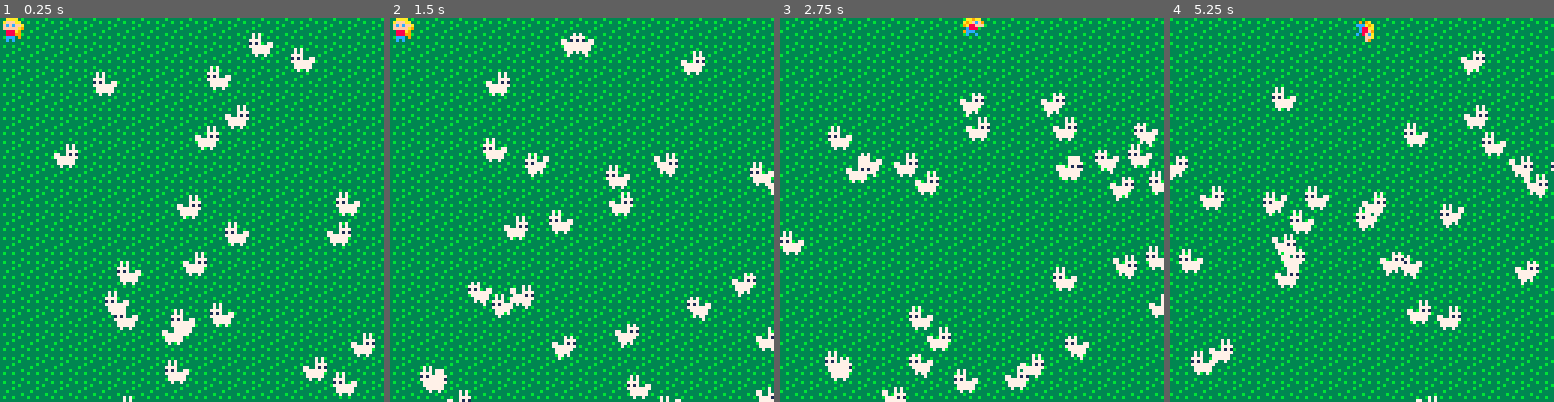
Above: before the commit, frames 1-4 (left to right).
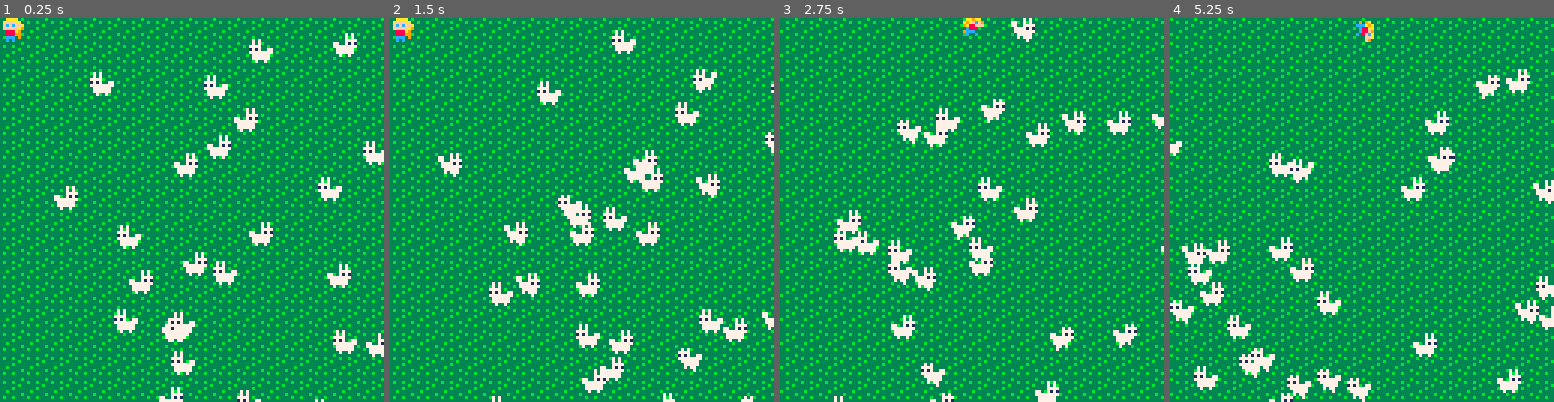
Above: after the commit, the same moments.

Repository: Xeyler/pico8bunnygame
Game: PICO-8 cartridge game.p8
Same seed, same stepped clock (60 frames per second), same inputs: the game is played once before the commit and once after it.
Inputs:
- Up to frame 1 (0.25 s): no input
- Up to frame 2 (1.5 s): tap X (X key) at 0.33, 1.07 s; tap O (Z key) at 0.7 s
- Up to frame 3 (2.75 s): hold Right 1.6-2.1 s; tap O (Z key) at 1.7, 2.1, 2.5 s; tap X (X key) at 1.85 s; hold Up 2.15-2.42 s; hold Right from 2.47 s (still down)
- Up to frame 4 (5.25 s): tap O (Z key) every 0.4 s from 2.9 to 4.9 s; tap X (X key) at 2.97, 4.08, 5.2 s; release Right at 3.03 s; hold Left 3.08-3.58 s; hold Down 3.63-3.97 s; hold Right 4.02-4.68 s; hold Up 4.73-5.03 s; hold Left from 5.08 s (still down)

The runs differ from the first frame. In frame 1, 7.3% of the frame differs, in the area x 14-100%, y 3-100%; in frame 2, 9.7%; in frame 3, 11%, in the area x 0-100%, y 0-100%; in frame 4, 11%.

Commit message:
Added some things

Diff:
--- a/game.p8
+++ b/game.p8
@@ -1,234 +1,244 @@
 pico-8 cartridge // http://www.pico-8.com
 version 16
 __lua__
+-- catch the bunnies!
+-- by xeyler
+
 -- update functions
 input = 0
 last_input = 0
 function _update()
+	player = entities[1]
 	-- button input
 	last_input = input
 	input = btn()
 	pressed = band(bnot(last_input), input)
 	dpad_input = band(input,0b1111)
 	-- diving input(🅾️)
-	if band(pressed, 0b10000) == 0b10000 and entities.player.dive_tick == nil then
-		entities.player.is_walking = false
-		entities.player.sequence = {3, 4, 5, 6}
-		entities.player.current_sprite_index = 1
-		entities.player.dive_tick = 13
-		entities.player.frame_tick = 0
-		entities.player.frame_delta_tick = 2
+	if band(pressed, 0b10000) == 0b10000 and player.dive_tick == nil then
+		player.is_walking = false
+		player.sequence = {3, 4, 5, 6}
+		player.current_sprite_index = 1
+		player.dive_tick = 13
+		player.frame_tick = 0
+		player.frame_delta_tick = 2
 		-- determine dive direction
 		if dpad_input != 0 then
 			-- ⬅️
   	if dpad_input == 0b1 then
-  		entities.player.diving_dir = {
-  			x = -entities.player.walking_speed * 2,
+  		player.diving_dir = {
+  			x = -player.walking_speed * 2,
   			y = 0
   		}
-  		entities.player.flipx = false
+  		player.flipx = false
   	-- ⬅️⬆️
   	elseif dpad_input == 0b101 then
-  		entities.player.diving_dir = {
-  			x = -sqrt(entities.player.walking_speed) * 2,
-  			y = -sqrt(entities.player.walking_speed) * 2
+  		player.diving_dir = {
+  			x = -sqrt(player.walking_speed) * 2,
+  			y = -sqrt(player.walking_speed) * 2
   		}
- 			entities.player.flipx = false
+ 			player.flipx = false
   	-- ⬅️⬇️
   	elseif dpad_input == 0b1001 then
-			entities.player.diving_dir = {
-  		x = -sqrt(entities.player.walking_speed) * 2,
-  		y = sqrt(entities.player.walking_speed) * 2
+			player.diving_dir = {
+  		x = -sqrt(player.walking_speed) * 2,
+  		y = sqrt(player.walking_speed) * 2
   	}
-  	entities.player.flipx = false
+  	player.flipx = false
   	-- ➡️
   	elseif dpad_input == 0b10 then
-			entities.player.diving_dir = {
-  		x = entities.player.walking_speed * 2,
+			player.diving_dir = {
+  		x = player.walking_speed * 2,
   		y = 0
   	}
-  	entities.player.flipx = true
+  	player.flipx = true
   	-- ➡️⬆️
   	elseif dpad_input == 0b110 then
-			entities.player.diving_dir = {
-  		x = sqrt(entities.player.walking_speed) * 2,
-  		y = -sqrt(entities.player.walking_speed) * 2
+			player.diving_dir = {
+  		x = sqrt(player.walking_speed) * 2,
+  		y = -sqrt(player.walking_speed) * 2
   	}
-  	entities.player.flipx = true
+  	player.flipx = true
   	-- ➡️⬇️
   	elseif dpad_input == 0b1010 then
-			entities.player.diving_dir = {
-  		x = sqrt(entities.player.walking_speed) * 2,
-  		y = sqrt(entities.player.walking_speed) * 2
+			player.diving_dir = {
+  		x = sqrt(player.walking_speed) * 2,
+  		y = sqrt(player.walking_speed) * 2
   	}
-  	entities.player.flipx = true
+  	player.flipx = true
   	-- ⬆️
   	elseif dpad_input == 0b100 then
-			entities.player.diving_dir = {
+			player.diving_dir = {
   		x = 0,
-  		y = -entities.player.walking_speed * 2
+  		y = -player.walking_speed * 2
   	}
   	-- ⬇️
   	elseif dpad_input == 0b1000 then
-			entities.player.diving_dir = {
+			player.diving_dir = {
   		x = 0,
-  		y = entities.player.walking_speed * 2
+  		y = player.walking_speed * 2
   	}
   	end
 		else
-			if entities.player.flipx then
-				entities.player.diving_dir = {
-					x = entities.player.walking_speed * 2,
+			if player.flipx then
+				player.diving_dir = {
+					x = player.walking_speed * 2,
 					y = 0
 				}
 			else
-				entities.player.diving_dir = {
-					x = -entities.player.walking_speed * 2,
+				player.diving_dir = {
+					x = -player.walking_speed * 2,
 					y = 0
 				}
 			end
 		end
 	end
 	-- movement
-	if entities.player.dive_tick == nil then
+	if player.dive_tick == nil then
 		-- walking
  	if dpad_input != 0 then
- 		entities.player.is_walking = true
+ 		player.is_walking = true
  	else
- 		entities.player.is_walking = false
+ 		player.is_walking = false
  	end
  	-- ⬅️
  	if dpad_input == 0b1 then
- 		entities.player.x = entities.player.x - entities.player.walking_speed
- 		entities.player.flipx = false
+ 		player.x = player.x - player.walking_speed
+ 		player.flipx = false
  	-- ⬅️⬆️
  	elseif dpad_input == 0b101 then
- 		entities.player.x = entities.player.x - sqrt(entities.player.walking_speed)
- 		entities.player.y = entities.player.y - sqrt(entities.player.walking_speed)
- 		entities.player.flipx = false
+ 		player.x = player.x - sqrt(player.walking_speed)
+ 		player.y = player.y - sqrt(player.walking_speed)
+ 		player.flipx = false
  	-- ⬅️⬇️
  	elseif dpad_input == 0b1001 then
- 		entities.player.x = entities.player.x - sqrt(entities.player.walking_speed)
- 		entities.player.y = entities.player.y + sqrt(entities.player.walking_speed)
- 		entities.player.flipx = false
+ 		player.x = player.x - sqrt(player.walking_speed)
+ 		player.y = player.y + sqrt(player.walking_speed)
+ 		player.flipx = false
  	-- ➡️
  	elseif dpad_input == 0b10 then
- 		entities.player.x = entities.player.x + entities.player.walking_speed
- 		entities.player.flipx = true
+ 		player.x = player.x + player.walking_speed
+ 		player.flipx = true
  	-- ➡️⬆️
  	elseif dpad_input == 0b110 then
- 		entities.player.x = entities.player.x + sqrt(entities.player.walking_speed)
- 		entities.player.y = entities.player.y - sqrt(entities.player.walking_speed)
- 		entities.player.flipx = true
+ 		player.x = player.x + sqrt(player.walking_speed)
+ 		player.y = player.y - sqrt(player.walking_speed)
+ 		player.flipx = true
  	-- ➡️⬇️
  	elseif dpad_input == 0b1010 then
- 		entities.player.x = entities.player.x + sqrt(entities.player.walking_speed)
- 		entities.player.y = entities.player.y + sqrt(entities.player.walking_speed)
- 		entities.player.flipx = true
+ 		player.x = player.x + sqrt(player.walking_speed)
+ 		player.y = player.y + sqrt(player.walking_speed)
+ 		player.flipx = true
  	-- ⬆️
  	elseif dpad_input == 0b100 then
- 		entities.player.y = entities.player.y - entities.player.walking_speed
+ 		player.y = player.y - player.walking_speed
  	-- ⬇️
  	elseif dpad_input == 0b1000 then
- 		entities.player.y = entities.player.y + entities.player.walking_speed
+ 		player.y = player.y + player.walking_speed
  	end
  else
   -- diving
-  if entities.player.dive_tick > 0 then
-  	entities.player.x = entities.player.x + entities.player.diving_dir.x
-			entities.player.y = entities.player.y + entities.player.diving_dir.y
-  	entities.player.dive_tick = entities.player.dive_tick - 1
+  if player.dive_tick > 0 then
+  	player.x = player.x + player.diving_dir.x
+			player.y = player.y + player.diving_dir.y
+  	player.dive_tick = player.dive_tick - 1
   else
-  	entities.player.dive_tick = nil
-			entities.player.current_sprite_index = 1
-			entities.player.sequence = {0, 1, 0, 2}
-			entities.player.frame_delta_tick = 4
-			entities.player.diving_dir = nil
+  	player.dive_tick = nil
+			player.current_sprite_index = 1
+			player.sequence = {0, 1, 0, 2}
+			player.frame_delta_tick = 4
+			player.diving_dir = nil
   end
  end
-if entities.player.x < 0 then
-	entities.player.x = 0
-elseif entities.player.x > 127 * 8 then
-	entities.player.x = 127 * 8
+if player.x < 0 then
+	player.x = 0
+elseif player.x > map_width * 8 then
+	player.x = map_width * 8
 end
-if entities.player.y < 0 then
-	entities.player.y = 0
-elseif entities.player.y > 63 * 8 then
-	entities.player.y = 63 * 8
+if player.y < 0 then
+	player.y = 0
+elseif player.y > map_height * 8 then
+	player.y = map_height * 8
 end
 
 	-- non-player entity update
 	for k in pairs(entities) do
-		if k != "player" then
+		if k != 1 then
 			-- update bunnies
 			-- run away from player
-			if entities.player.is_walking then
-				if sqrt(abs(entities.player.x - entities[k].x) ^ 2 + abs(entities.player.y - entities[k].y) ^ 2) < 32 then
+			if player.is_walking then
+				if sqrt(abs(player.x - entities[k].x) ^ 2 + abs(player.y - entities[k].y) ^ 2) < 32 then
 					-- reset timer
 					entities[k].pathfind_timer = flr(rnd(30,120))
 					-- create destination
 					entities[k].destination = {}
 					-- set destination away from player
-					xdiff = entities[k].x - entities.player.x
-					ydiff = entities[k].y - entities.player.y
-					entities[k].destination.x = min(max(flr(entities[k].x + 16 * xdiff / max(abs(xdiff), abs(ydiff))), 0), 127 * 8)
-					entities[k].destination.y = min(max(flr(entities[k].y + 16 * ydiff / max(abs(xdiff), abs(ydiff))), 0), 63 * 8)
+					xdiff = entities[k].x - player.x
+					ydiff = entities[k].y - player.y
+					entities[k].destination.x = min(max(flr(entities[k].x + 16 * xdiff / max(abs(xdiff), abs(ydiff))), 0), map_width * 8)
+					entities[k].destination.y = min(max(flr(entities[k].y + 16 * ydiff / max(abs(xdiff), abs(ydiff))), 0), map_height * 8)
 					entities[k].is_walking = true
 				end
 			end
-			if sub(k, 1, 5) == "bunny" then
-				-- if destination is empty,
-				-- tick pathfind_timer
-				if entities[k].destination == nil then
-					entities[k].pathfind_timer = entities[k].pathfind_timer - 1
-					-- if pathfind_timer is
-					-- done, create a new
-					-- destination
-					if entities[k].pathfind_timer <= 0 then
-						-- reset timer
-						entities[k].pathfind_timer = flr(rnd(30,120))
-						-- create destination
-						entities[k].destination = {}
-						-- don't let bunnies run off grass
-						leftrange = 32
-						toprange = 32
-						rightrange = 32
-						bottomrange = 32
-						if entities[k].x < 32 then
-							leftrange = entities[k].x
-						end
-						if entities[k].y < 32 then
-							toprange = entities[k].y
-						end
-						if entities[k].x > 127 * 8 - 32 then
-						 rightrange = 127 * 8 - entities[k].x
-						end
-						if entities[k].y > 63 * 8 - 32 then
-							bottomrange = 63 * 8 - entities[k].y
-						end
-						entities[k].destination.x = entities[k].x + flr(rnd(rightrange + leftrange) - leftrange)
-						entities[k].destination.y = entities[k].y + flr(rnd(bottomrange + toprange) - toprange)
-						entities[k].is_walking = true
+			-- if destination is empty,
+			-- tick pathfind_timer
+			if entities[k].destination == nil then
+				entities[k].pathfind_timer = entities[k].pathfind_timer - 1
+				-- if pathfind_timer is
+				-- done, create a new
+				-- destination
+				if entities[k].pathfind_timer <= 0 then
+					-- reset timer
+					entities[k].pathfind_timer = flr(rnd(30,120))
+					-- create destination
+					entities[k].destination = {}
+					-- don't let bunnies run off grass
+					leftrange = 32
+					toprange = 32
+					rightrange = 32
+					bottomrange = 32
+					if entities[k].x < 32 then
+						leftrange = entities[k].x
 					end
-				else
-					-- move towards destination
-					if entities[k].destination.x > entities[k].x then
-						entities[k].x = entities[k].x + 1
-						entities[k].flipx = true
-					elseif entities[k].destination.x < entities[k].x then
-						entities[k].x = entities[k].x - 1
-						entities[k].flipx = false
+					if entities[k].y < 32 then
+						toprange = entities[k].y
 					end
-					if entities[k].destination.y > entities[k].y then
-						entities[k].y = entities[k].y + 1
-					elseif entities[k].destination.y < entities[k].y then
-						entities[k].y = entities[k].y - 1
+					if entities[k].x > map_width * 8 - 32 then
+					 rightrange = map_width * 8 - entities[k].x
 					end
-					-- if its at destination,
-					-- reset the destination
-					if entities[k].destination.x == entities[k].x and entities[k].destination.y == entities[k].y then
-						entities[k].destination = nil
-						entities[k].is_walking = false
+					if entities[k].y > map_height * 8 - 32 then
+						bottomrange = map_height * 8 - entities[k].y
+					end
+					entities[k].destination.x = entities[k].x + flr(rnd(rightrange + leftrange) - leftrange)
+					entities[k].destination.y = entities[k].y + flr(rnd(bottomrange + toprange) - toprange)
+					entities[k].is_walking = true
+				end
+			else
+				-- move towards destination
+				if entities[k].destination.x > entities[k].x then
+					entities[k].x = entities[k].x + 1
+					entities[k].flipx = true
+				elseif entities[k].destination.x < entities[k].x then
+					entities[k].x = entities[k].x - 1
+					entities[k].flipx = false
+				end
+				if entities[k].destination.y > entities[k].y then
+					entities[k].y = entities[k].y + 1
+				elseif entities[k].destination.y < entities[k].y then
+					entities[k].y = entities[k].y - 1
+				end
+				-- if its at destination,
+				-- reset the destination
+				if entities[k].destination.x == entities[k].x and entities[k].destination.y == entities[k].y then
+					entities[k].destination = nil
+					entities[k].is_walking = false
+				end
+			end
+			-- get caught
+			if entities[k].x < player.x + 4 and entities[k].x > player.x - 4 then
+				if entities[k].y < player.y + 4 and entities[k].y > player.y - 4 then
+					if player.dive_tick != nil then
+						del(entities, entities[k])
 					end
 				end
 			end
@@ -251,17 +261,17 @@
 -- draw functions
 function _draw()
 	cls()
-	camera_x = min(max(entities.player.x - (64 - entities.player.width * 4), 0), 128 * 8 - 128)
-	camera_y = min(max(entities.player.y - (64 - entities.player.height * 4), 0), 64 * 8 - 128)
+	camera_x = min(max(player.x - (64 - player.width * 4), 0), map_width * 8 - 120)
+	camera_y = min(max(player.y - (64 - player.height * 4), 0), map_height * 8 - 120)
 	camera(camera_x, camera_y)
 	map(0,0,0,0,128,64)
 	for k in pairs(entities) do
 		spr(entities[k].sequence[entities[k].current_sprite_index], entities[k].x, entities[k].y, entities[k].width, entities[k].height, entities[k].flipx, entities[k].flipy)
 	end
 	if is_debug_enabled then
- 	print("x,y: " .. flr(entities.player.x / 8) .. " / " .. flr(entities.player.y / 8), camera_x, camera_y)
- 	print("mget: " .. mget(entities.player.x / 8, entities.player.y / 8), camera_x, camera_y + 6)
- 	print("ws: " .. entities.player.walking_speed, camera_x, camera_y + 12)
+ 	print("x,y: " .. flr(player.x / 8) .. " / " .. flr(player.y / 8), camera_x, camera_y)
+ 	print("mget: " .. mget(player.x / 8, player.y / 8), camera_x, camera_y + 6)
+ 	print("ws: " .. player.walking_speed, camera_x, camera_y + 12)
  	print("btn: " .. input, camera_x, camera_y + 18)
  	print("pbtn: " .. band(bnot(last_input), input), camera_x, camera_y + 24)
 		print("e: " .. tablelength(entities), camera_x, camera_y + 30, 8)
@@ -281,9 +291,13 @@
 end
 -->8
 -- global variables
+map_width = 32
+map_height = 32
+
 entities = {}
 
-entities["player"] = {
+add(entities,{
+	type = "player",
 	x = 0,
 	y = 0,
 	width = 1,
@@ -296,10 +310,11 @@
 	frame_tick = 0,
 	walking_speed = 1.6,
 	is_walking = false
-}
+})
 
 for i=0,127 do
-	entities["bunny" .. i] = {
+	add(entities,{
+		type = "bunny",
 		x = flr(rnd(31 * 8)),
 		y = flr(rnd(31 * 8)),
 		width = 1,
@@ -314,7 +329,7 @@
 		is_walking = false,
 		pathfind_timer = 0,
 		destination = nil
-	}
+	})
 end
 -->8
 -- global functions
Not shown, changed: 130 lines of the sprite sheet (__gfx__) section of game.p8
Not shown, changed: the thumbnail (__label__) section of game.p8
